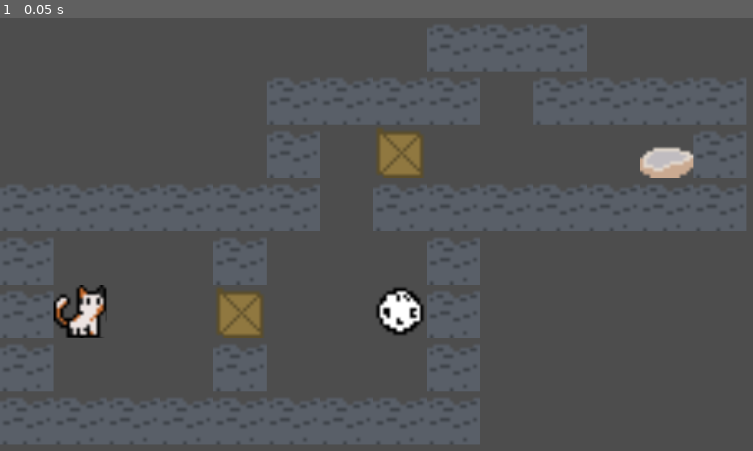
Above: before the commit, frame 1.
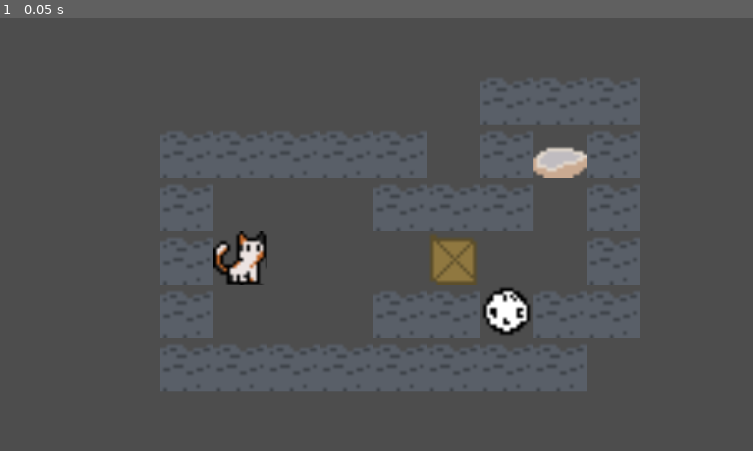
Above: after the commit, the same moment.

Repository: Just-a-Bee/Chrono-Cat
Game: Godot game, scene res://levels/chronology.tscn
The game is run twice, just before and just after one commit, with the same random seed, the same clock (stepped at 60 frames per second) and the same inputs. This scene is started directly instead of the project's main scene.
Inputs:
- Up to frame 1 (0.05 s): no input

The runs differ from the first frame. In frame 1, 29% of the frame differs, in the area x 0-100%, y 1-99%.
Error in both runs: Invalid access to property or key '_on_level_win' on a base object of type 'Window'. (res://level_files/level.gd:48)

Commit message:
Reworked chronology Added a tween to rewind bar filling

Diff:
--- a/level_files/rewind_cursor.tscn
+++ b/level_files/rewind_cursor.tscn
@@ -17,7 +17,7 @@
 flip_h = true
 
 [node name="ArrowTimer" type="Timer" parent="."]
-wait_time = 0.15
+wait_time = 0.1
 one_shot = true
 
 [connection signal="timeout" from="ArrowTimer" to="." method="_on_arrow_timer_timeout"]
--- a/levels/chronology.tscn
+++ b/levels/chronology.tscn
@@ -14,145 +14,103 @@
 script = ExtResource("2_vpe4l")
 
 [node name="Wall" parent="." instance=ExtResource("3_fss30")]
-position = Vector2(64, 576)
+position = Vector2(448, 448)
 
 [node name="Wall2" parent="." instance=ExtResource("3_fss30")]
-position = Vector2(64, 832)
+position = Vector2(448, 704)
 
 [node name="Wall3" parent="." instance=ExtResource("3_fss30")]
-position = Vector2(192, 960)
+position = Vector2(576, 832)
 
 [node name="Wall5" parent="." instance=ExtResource("3_fss30")]
-position = Vector2(64, 960)
+position = Vector2(448, 832)
 
 [node name="Wall6" parent="." instance=ExtResource("3_fss30")]
-position = Vector2(320, 960)
+position = Vector2(704, 832)
 
 [node name="Wall7" parent="." instance=ExtResource("3_fss30")]
-position = Vector2(448, 960)
+position = Vector2(832, 832)
 
 [node name="Wall8" parent="." instance=ExtResource("3_fss30")]
-position = Vector2(64, 448)
+position = Vector2(448, 320)
 
 [node name="Wall9" parent="." instance=ExtResource("3_fss30")]
-position = Vector2(192, 448)
+position = Vector2(576, 320)
 
 [node name="Wall10" parent="." instance=ExtResource("3_fss30")]
-position = Vector2(320, 448)
+position = Vector2(704, 320)
 
 [node name="Wall11" parent="." instance=ExtResource("3_fss30")]
-position = Vector2(448, 448)
+position = Vector2(832, 320)
 
 [node name="Wall12" parent="." instance=ExtResource("3_fss30")]
-position = Vector2(576, 448)
+position = Vector2(960, 320)
 
 [node name="Wall21" parent="." instance=ExtResource("3_fss30")]
+position = Vector2(1472, 704)
+
+[node name="Wall22" parent="." instance=ExtResource("3_fss30")]
+position = Vector2(1472, 576)
+
+[node name="Wall13" parent="." instance=ExtResource("3_fss30")]
+position = Vector2(960, 832)
+
+[node name="Wall16" parent="." instance=ExtResource("3_fss30")]
+position = Vector2(1216, 832)
+
+[node name="Wall17" parent="." instance=ExtResource("3_fss30")]
+position = Vector2(1088, 704)
+
+[node name="Wall18" parent="." instance=ExtResource("3_fss30")]
+position = Vector2(1344, 704)
+
+[node name="Wall19" parent="." instance=ExtResource("3_fss30")]
+position = Vector2(1088, 448)
+
+[node name="Wall20" parent="." instance=ExtResource("3_fss30")]
 position = Vector2(1088, 832)
 
-[node name="Wall22" parent="." instance=ExtResource("3_fss30")]
-position = Vector2(1088, 704)
-
-[node name="Wall13" parent="." instance=ExtResource("3_fss30")]
-position = Vector2(576, 960)
-
-[node name="Wall16" parent="." instance=ExtResource("3_fss30")]
-position = Vector2(832, 960)
-
-[node name="Wall17" parent="." instance=ExtResource("3_fss30")]
-position = Vector2(704, 960)
-
-[node name="Wall18" parent="." instance=ExtResource("3_fss30")]
-position = Vector2(960, 960)
-
-[node name="Wall19" parent="." instance=ExtResource("3_fss30")]
-position = Vector2(704, 448)
-
-[node name="Wall20" parent="." instance=ExtResource("3_fss30")]
-position = Vector2(1088, 960)
-
 [node name="Wall29" parent="." instance=ExtResource("3_fss30")]
-position = Vector2(960, 192)
-
-[node name="Wall30" parent="." instance=ExtResource("3_fss30")]
-position = Vector2(1088, 64)
-
-[node name="Wall34" parent="." instance=ExtResource("3_fss30")]
-position = Vector2(1216, 64)
-
-[node name="Wall35" parent="." instance=ExtResource("3_fss30")]
-position = Vector2(1344, 64)
+position = Vector2(1344, 192)
 
 [node name="Wall31" parent="." instance=ExtResource("3_fss30")]
-position = Vector2(1088, 192)
-
-[node name="Wall32" parent="." instance=ExtResource("3_fss30")]
-position = Vector2(1344, 192)
-
-[node name="Wall33" parent="." instance=ExtResource("3_fss30")]
 position = Vector2(1472, 192)
 
 [node name="Wall23" parent="." instance=ExtResource("3_fss30")]
-position = Vector2(1088, 448)
+position = Vector2(1472, 320)
 
 [node name="Wall24" parent="." instance=ExtResource("3_fss30")]
-position = Vector2(832, 192)
+position = Vector2(1216, 192)
 
-[node name="Wall36" parent="." instance=ExtResource("3_fss30")]
-position = Vector2(1344, 448)
+[node name="Wall26" parent="." instance=ExtResource("3_fss30")]
+position = Vector2(1344, 832)
 
-[node name="Wall37" parent="." instance=ExtResource("3_fss30")]
+[node name="Wall28" parent="." instance=ExtResource("3_fss30")]
+position = Vector2(1216, 320)
+
+[node name="Wall27" parent="." instance=ExtResource("3_fss30")]
 position = Vector2(1216, 448)
 
-[node name="Wall38" parent="." instance=ExtResource("3_fss30")]
-position = Vector2(1600, 448)
-
-[node name="Wall39" parent="." instance=ExtResource("3_fss30")]
+[node name="Wall25" parent="." instance=ExtResource("3_fss30")]
 position = Vector2(1472, 448)
 
-[node name="Wall40" parent="." instance=ExtResource("3_fss30")]
-position = Vector2(1728, 192)
+[node name="Wall14" parent="." instance=ExtResource("3_fss30")]
+position = Vector2(960, 704)
 
-[node name="Wall42" parent="." instance=ExtResource("3_fss30")]
-position = Vector2(1728, 320)
-
-[node name="Wall43" parent="." instance=ExtResource("3_fss30")]
-position = Vector2(1728, 448)
-
-[node name="Wall41" parent="." instance=ExtResource("3_fss30")]
-position = Vector2(1600, 192)
-
-[node name="Wall26" parent="." instance=ExtResource("3_fss30")]
-position = Vector2(704, 320)
-
-[node name="Wall28" parent="." instance=ExtResource("3_fss30")]
-position = Vector2(704, 192)
-
-[node name="Wall27" parent="." instance=ExtResource("3_fss30")]
+[node name="Wall15" parent="." instance=ExtResource("3_fss30")]
 position = Vector2(960, 448)
 
-[node name="Wall25" parent="." instance=ExtResource("3_fss30")]
+[node name="Wall4" parent="." instance=ExtResource("3_fss30")]
+position = Vector2(448, 576)
+
+[node name="Box" parent="." instance=ExtResource("4_8ud5y")]
 position = Vector2(1088, 576)
 
-[node name="Wall14" parent="." instance=ExtResource("3_fss30")]
-position = Vector2(576, 832)
-
-[node name="Wall15" parent="." instance=ExtResource("3_fss30")]
+[node name="Player" parent="." instance=ExtResource("5_m4wmq")]
 position = Vector2(576, 576)
 
-[node name="Wall4" parent="." instance=ExtResource("3_fss30")]
-position = Vector2(64, 704)
-
-[node name="Box" parent="." instance=ExtResource("4_8ud5y")]
-position = Vector2(576, 704)
-
-[node name="Player" parent="." instance=ExtResource("5_m4wmq")]
-position = Vector2(192, 704)
-
-[node name="Box2" parent="." instance=ExtResource("4_8ud5y")]
-position = Vector2(960, 320)
-
 [node name="Bed" parent="." instance=ExtResource("6_1ahsa")]
-position = Vector2(1600, 320)
+position = Vector2(1344, 320)
 
 [node name="Clock" parent="." instance=ExtResource("7_hg0u3")]
-position = Vector2(960, 704)
+position = Vector2(1216, 704)
--- a/main.gd
+++ b/main.gd
@@ -106,7 +106,8 @@
 func _on_rewind_uses_changed(new_rewinds):
 	if not Globals.rewind_unlocked:
 		unlock_rewind()
-	$RewindBar.value = new_rewinds
+	var tween = get_tree().create_tween()
+	tween.tween_property($RewindBar, "value", new_rewinds, .3).set_trans(Tween.TRANS_QUINT).set_ease(Tween.EASE_OUT)
 
 # function to show unlocking animation for rewind ability
 func unlock_rewind():
--- a/main.tscn
+++ b/main.tscn
@@ -121,6 +121,7 @@
 offset_bottom = 922.0
 scale = Vector2(8, 8)
 max_value = 3.0
+step = 0.1
 fill_mode = 4
 texture_under = ExtResource("6_mr47i")
 texture_progress = ExtResource("7_8wg3w")
